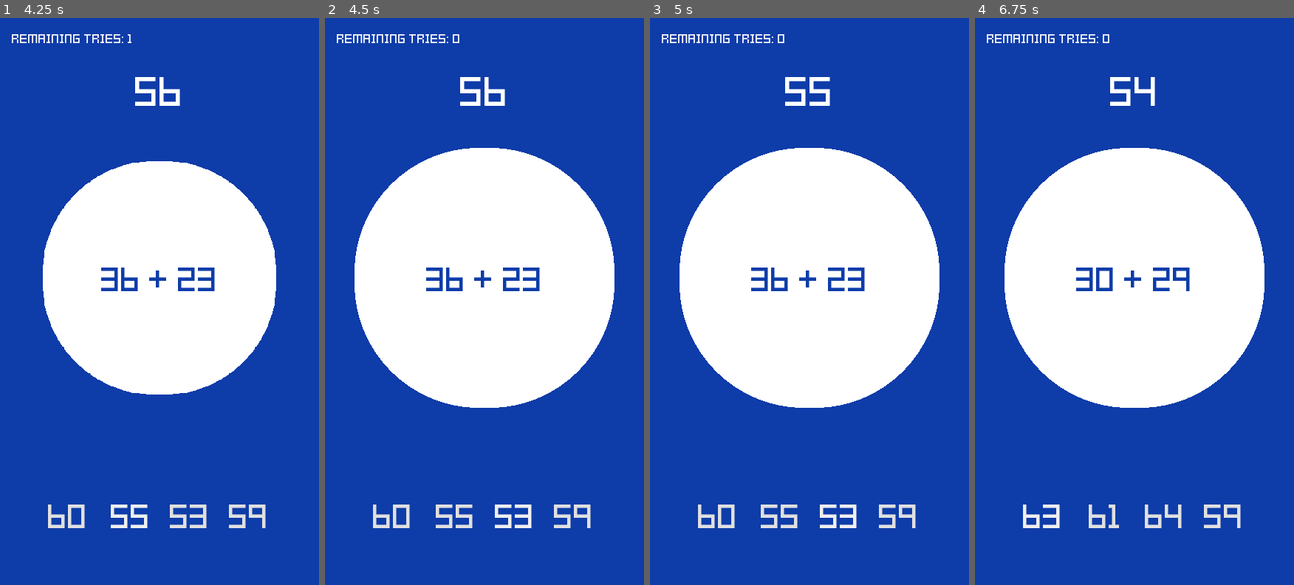
Above: before the commit, frames 1-4 (left to right).
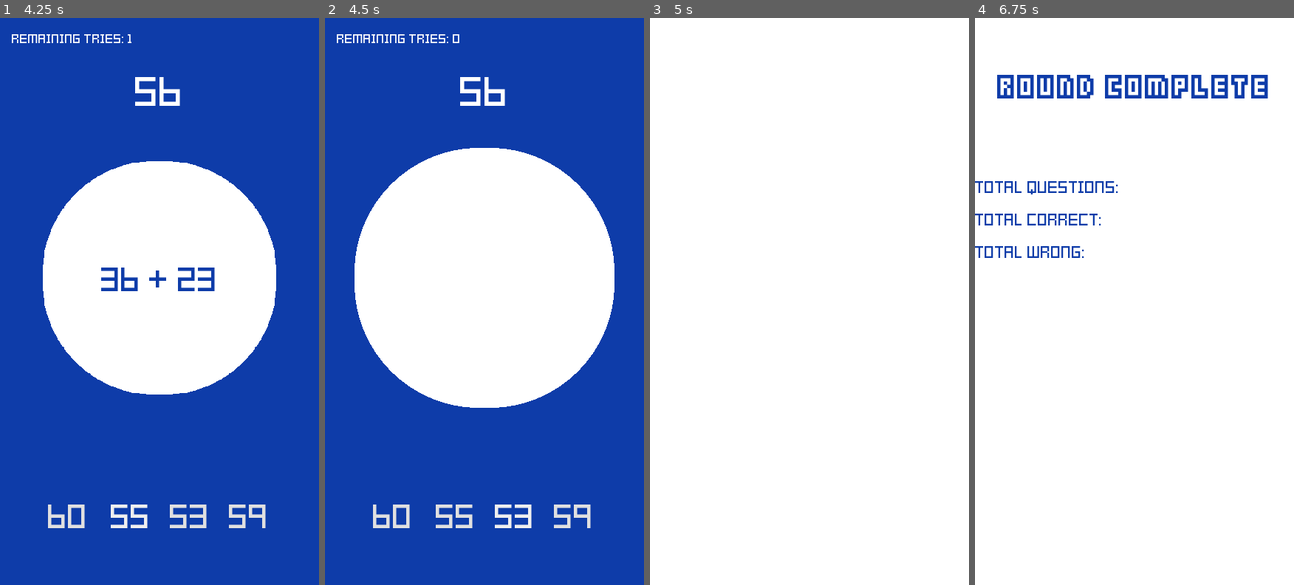
Above: after the commit, the same moments.

Repository: msanatan/Approximately
Game: Godot game, scene res://Scenes/Game.tscn
Same seed, same stepped clock (60 frames per second), same inputs: the game is played once before the commit and once after it. The project has no main scene, so this scene is started directly.
Inputs (mouse positions are in pixels of both pictures, inside the frame that each line leads up to):
- Up to frame 1 (4.25 s): click "35" at 0.5 s; click "35" at 1.25 s; click "32" at 2 s; click "60" at 2.75 s; click "55" at 3.5 s
- Up to frame 2 (4.5 s): click "53" at 4.25 s
- Up to frame 3 (5 s): no input
- Up to frame 4 (6.75 s): click "59" at 5 s; click (1041, 516) at 5.75 s, where only the run before the commit has a clickable "54"; click (1041, 516) at 6.5 s, where only the run before the commit has a clickable "68"

Frame 1 is identical in both runs. In frame 2, 0.6% of the frame differs, in the area x 31-68%, y 44-49%; in frame 3, 70%, in the area x 0-100%, y 0-100%; in frame 4, 69%.

Commit message:
Create a temporary game over scene and transition to it
The transition is simple but it works.
Next step is to clean up the game over UI and put stats in it.

Then a main menu, and then lots of polish

Diff:
--- a/Scenes/Game.tscn
+++ b/Scenes/Game.tscn
@@ -1,64 +1,10 @@
-[gd_scene load_steps=8 format=2]
+[gd_scene load_steps=6 format=2]
 
 [ext_resource path="res://Scenes/Game/GrowingCircle.tscn" type="PackedScene" id=1]
 [ext_resource path="res://Scenes/Game/Answers.tscn" type="PackedScene" id=2]
 [ext_resource path="res://Scenes/Game/HUD.tscn" type="PackedScene" id=3]
 [ext_resource path="res://Scripts/Game.gd" type="Script" id=4]
-[ext_resource path="res://Assets/Images/Circle.png" type="Texture" id=5]
-
-[sub_resource type="Animation" id=1]
-length = 0.001
-tracks/0/type = "value"
-tracks/0/path = NodePath("TransitionCircle:visible")
-tracks/0/interp = 1
-tracks/0/loop_wrap = true
-tracks/0/imported = false
-tracks/0/enabled = true
-tracks/0/keys = {
-"times": PoolRealArray( 0 ),
-"transitions": PoolRealArray( 1 ),
-"update": 0,
-"values": [ false ]
-}
-tracks/1/type = "value"
-tracks/1/path = NodePath("TransitionCircle:scale")
-tracks/1/interp = 1
-tracks/1/loop_wrap = true
-tracks/1/imported = false
-tracks/1/enabled = true
-tracks/1/keys = {
-"times": PoolRealArray( 0 ),
-"transitions": PoolRealArray( 1 ),
-"update": 0,
-"values": [ Vector2( 0.1, 0.1 ) ]
-}
-
-[sub_resource type="Animation" id=2]
-resource_name = "WhiteCircleGrow"
-tracks/0/type = "value"
-tracks/0/path = NodePath("TransitionCircle:visible")
-tracks/0/interp = 1
-tracks/0/loop_wrap = true
-tracks/0/imported = false
-tracks/0/enabled = true
-tracks/0/keys = {
-"times": PoolRealArray( 0 ),
-"transitions": PoolRealArray( 1 ),
-"update": 1,
-"values": [ true ]
-}
-tracks/1/type = "value"
-tracks/1/path = NodePath("TransitionCircle:scale")
-tracks/1/interp = 1
-tracks/1/loop_wrap = true
-tracks/1/imported = false
-tracks/1/enabled = true
-tracks/1/keys = {
-"times": PoolRealArray( 0, 0.7 ),
-"transitions": PoolRealArray( 1, 1 ),
-"update": 0,
-"values": [ Vector2( 0.1, 0.1 ), Vector2( 2.6, 2.6 ) ]
-}
+[ext_resource path="res://Scenes/Game/GameOverTransition.tscn" type="PackedScene" id=5]
 
 [node name="Game" type="Node2D"]
 script = ExtResource( 4 )
@@ -83,17 +29,7 @@
 [node name="GameTimer" type="Timer" parent="."]
 autostart = true
 
-[node name="GameOverTransition" type="Node" parent="."]
-
-[node name="TransitionCircle" type="Sprite" parent="GameOverTransition"]
-visible = false
-position = Vector2( 204, 384 )
-scale = Vector2( 0.1, 0.1 )
-texture = ExtResource( 5 )
-
-[node name="AnimationPlayer" type="AnimationPlayer" parent="GameOverTransition"]
-anims/RESET = SubResource( 1 )
-anims/WhiteCircleGrow = SubResource( 2 )
+[node name="GameOverTransition" parent="." instance=ExtResource( 5 )]
 
 [connection signal="grow_circle" from="." to="GrowingCircle" method="_on_Game_grow_circle"]
 [connection signal="remaining_time_update" from="." to="HUD" method="_on_Game_remaining_time_update"]
@@ -101,3 +37,4 @@
 [connection signal="right_answer_selected" from="Answers" to="." method="_on_Answers_right_answer_selected"]
 [connection signal="wrong_answer_selected" from="Answers" to="." method="_on_Answers_wrong_answer_selected"]
 [connection signal="timeout" from="GameTimer" to="." method="_on_GameTimer_timeout"]
+[connection signal="transition_finished" from="GameOverTransition" to="." method="_on_GameOverTransition_transition_finished"]
--- /dev/null
+++ b/Scenes/Game/GameOverTransition.tscn
@@ -0,0 +1,73 @@
+[gd_scene load_steps=5 format=2]
+
+[ext_resource path="res://Assets/Images/Circle.png" type="Texture" id=1]
+[ext_resource path="res://Scripts/Game/GameOverTransition.gd" type="Script" id=2]
+
+[sub_resource type="Animation" id=1]
+length = 0.001
+tracks/0/type = "value"
+tracks/0/path = NodePath("TransitionCircle:visible")
+tracks/0/interp = 1
+tracks/0/loop_wrap = true
+tracks/0/imported = false
+tracks/0/enabled = true
+tracks/0/keys = {
+"times": PoolRealArray( 0 ),
+"transitions": PoolRealArray( 1 ),
+"update": 0,
+"values": [ false ]
+}
+tracks/1/type = "value"
+tracks/1/path = NodePath("TransitionCircle:scale")
+tracks/1/interp = 1
+tracks/1/loop_wrap = true
+tracks/1/imported = false
+tracks/1/enabled = true
+tracks/1/keys = {
+"times": PoolRealArray( 0 ),
+"transitions": PoolRealArray( 1 ),
+"update": 0,
+"values": [ Vector2( 0.1, 0.1 ) ]
+}
+
+[sub_resource type="Animation" id=2]
+resource_name = "WhiteCircleGrow"
+tracks/0/type = "value"
+tracks/0/path = NodePath("TransitionCircle:visible")
+tracks/0/interp = 1
+tracks/0/loop_wrap = true
+tracks/0/imported = false
+tracks/0/enabled = true
+tracks/0/keys = {
+"times": PoolRealArray( 0 ),
+"transitions": PoolRealArray( 1 ),
+"update": 1,
+"values": [ true ]
+}
+tracks/1/type = "value"
+tracks/1/path = NodePath("TransitionCircle:scale")
+tracks/1/interp = 1
+tracks/1/loop_wrap = true
+tracks/1/imported = false
+tracks/1/enabled = true
+tracks/1/keys = {
+"times": PoolRealArray( 0, 0.7 ),
+"transitions": PoolRealArray( 1, 1 ),
+"update": 0,
+"values": [ Vector2( 0.1, 0.1 ), Vector2( 2.6, 2.6 ) ]
+}
+
+[node name="GameOverTransition" type="Node"]
+script = ExtResource( 2 )
+
+[node name="TransitionCircle" type="Sprite" parent="."]
+visible = false
+position = Vector2( 204, 384 )
+scale = Vector2( 0.1, 0.1 )
+texture = ExtResource( 1 )
+
+[node name="AnimationPlayer" type="AnimationPlayer" parent="."]
+anims/RESET = SubResource( 1 )
+anims/WhiteCircleGrow = SubResource( 2 )
+
+[connection signal="animation_finished" from="AnimationPlayer" to="." method="_on_AnimationPlayer_animation_finished"]
--- /dev/null
+++ b/Scenes/GameOver.tscn
@@ -0,0 +1,76 @@
+[gd_scene load_steps=4 format=2]
+
+[ext_resource path="res://Assets/Resources/TitleFont.tres" type="DynamicFont" id=1]
+
+[sub_resource type="DynamicFontData" id=1]
+font_path = "res://Assets/Fonts/Kenney Pixel Square.ttf"
+
+[sub_resource type="DynamicFont" id=2]
+size = 18
+font_data = SubResource( 1 )
+
+[node name="GameOver" type="Node2D"]
+
+[node name="ColorRect" type="ColorRect" parent="."]
+anchor_right = 1.0
+anchor_bottom = 1.0
+margin_right = 432.0
+margin_bottom = 768.0
+__meta__ = {
+"_edit_use_anchors_": false
+}
+
+[node name="VBoxContainer" type="VBoxContainer" parent="."]
+anchor_right = 1.0
+anchor_bottom = 1.0
+margin_top = 64.0
+margin_right = 432.0
+margin_bottom = 768.0
+custom_constants/separation = 96
+__meta__ = {
+"_edit_use_anchors_": false
+}
+
+[node name="TitleLabel" type="Label" parent="VBoxContainer"]
+margin_right = 432.0
+margin_bottom = 54.0
+custom_colors/font_color = Color( 0.0588235, 0.239216, 0.666667, 1 )
+custom_fonts/font = ExtResource( 1 )
+text = "Round Complete"
+align = 1
+valign = 1
+__meta__ = {
+"_edit_use_anchors_": false
+}
+
+[node name="StatsContainer" type="VBoxContainer" parent="VBoxContainer"]
+margin_top = 150.0
+margin_right = 432.0
+margin_bottom = 266.0
+custom_constants/separation = 16
+
+[node name="TotalQuestionsLabel" type="Label" parent="VBoxContainer/StatsContainer"]
+margin_right = 432.0
+margin_bottom = 28.0
+custom_colors/font_color = Color( 0.0588235, 0.239216, 0.666667, 1 )
+custom_fonts/font = SubResource( 2 )
+text = "Total Questions: "
+valign = 1
+
+[node name="TotalCorrectLabel" type="Label" parent="VBoxContainer/StatsContainer"]
+margin_top = 44.0
+margin_right = 432.0
+margin_bottom = 72.0
+custom_colors/font_color = Color( 0.0588235, 0.239216, 0.666667, 1 )
+custom_fonts/font = SubResource( 2 )
+text = "Total Correct: "
+valign = 1
+
+[node name="TotalWrongLabel" type="Label" parent="VBoxContainer/StatsContainer"]
+margin_top = 88.0
+margin_right = 432.0
+margin_bottom = 116.0
+custom_colors/font_color = Color( 0.0588235, 0.239216, 0.666667, 1 )
+custom_fonts/font = SubResource( 2 )
+text = "Total Wrong: "
+valign = 1
--- a/Scripts/Game.gd
+++ b/Scripts/Game.gd
@@ -53,12 +53,23 @@
     game_duration -= 1
     emit_signal('remaining_time_update', game_duration)
 
+    if game_duration == 0:
+        $GameTimer.stop()
+        $GameOverTransition.transition_start()
+
 
 func _on_Answers_wrong_answer_selected():
     remaining_tries -= 1
     emit_signal('remaining_tries_update', remaining_tries)
     emit_signal('grow_circle')
 
+    if remaining_tries == 0:
+        $GameOverTransition.transition_start()
+
 
 func _on_Answers_right_answer_selected():
     reset_question_and_answers()
+
+
+func _on_GameOverTransition_transition_finished():
+	get_tree().change_scene('res://Scenes/GameOver.tscn')
--- /dev/null
+++ b/Scripts/Game/GameOverTransition.gd
@@ -0,0 +1,11 @@
+extends Node
+
+signal transition_finished
+
+
+func transition_start():
+    $AnimationPlayer.play('WhiteCircleGrow')
+
+
+func _on_AnimationPlayer_animation_finished(anim_name:String):
+	emit_signal('transition_finished')
